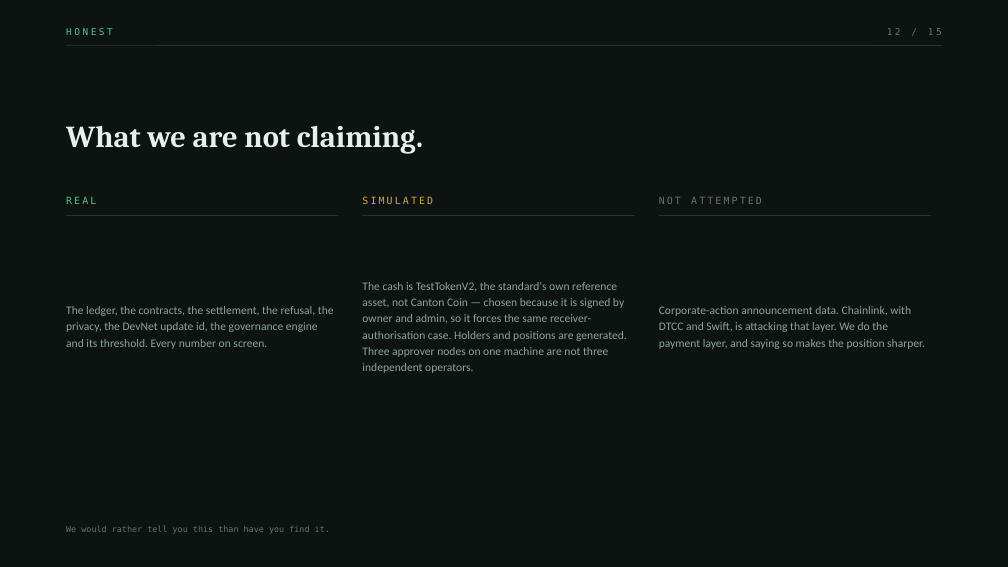
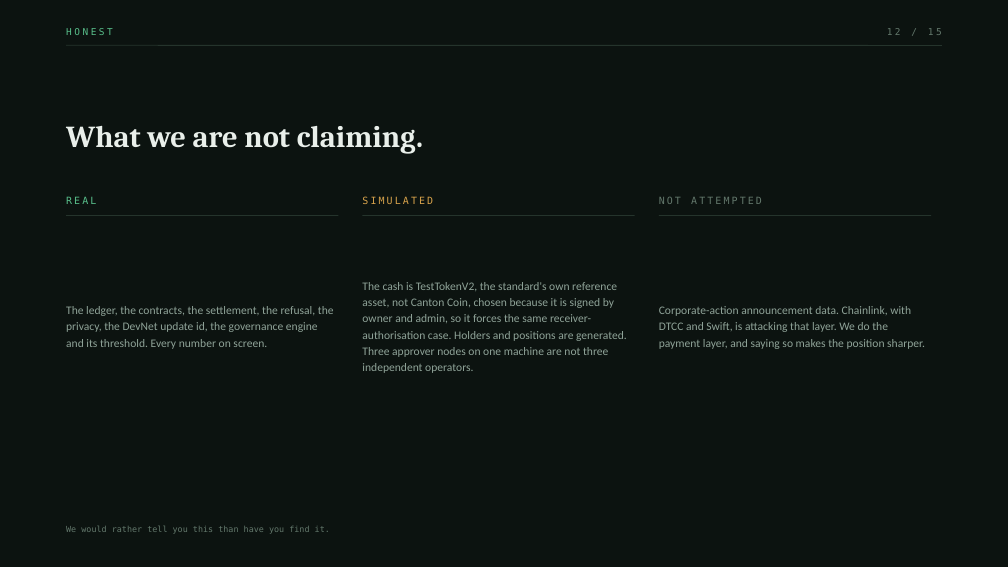
Before and after one commit to Chain-Experts/Indivisa, a slide deck: slide 12 of docs/Indivisa-pitch.pptx. Drawn at 1008x567 pixels with LibreOffice and Linux fonts; fonts in the diff are those of the drawing. Boxes give left, top, right and bottom in pixels: in the first picture for what was removed or moved away, otherwise in the second. Text is boxed around its words. In the diff, an @@ line names an element or a change of style, - is before the commit and + after.

```diff
--- a/docs/Indivisa-pitch.pptx
+++ b/docs/Indivisa-pitch.pptx
@@ text at (362, 282, 627, 373): text changed @@
-The cash is TestTokenV2, the standard's own reference asset, not Canton Coin — chosen because it is signed by owner and admin, so it forces the same receiver-authorisation case. Holders and positions are generated. Three approver nodes on one machine are not three independent operators.
+The cash is TestTokenV2, the standard's own reference asset, not Canton Coin, chosen because it is signed by owner and admin, so it forces the same receiver-authorisation case. Holders and positions are generated. Three approver nodes on one machine are not three independent operators.
```
Also in this commit, not shown: 9 other slides changed, 7 other files.
